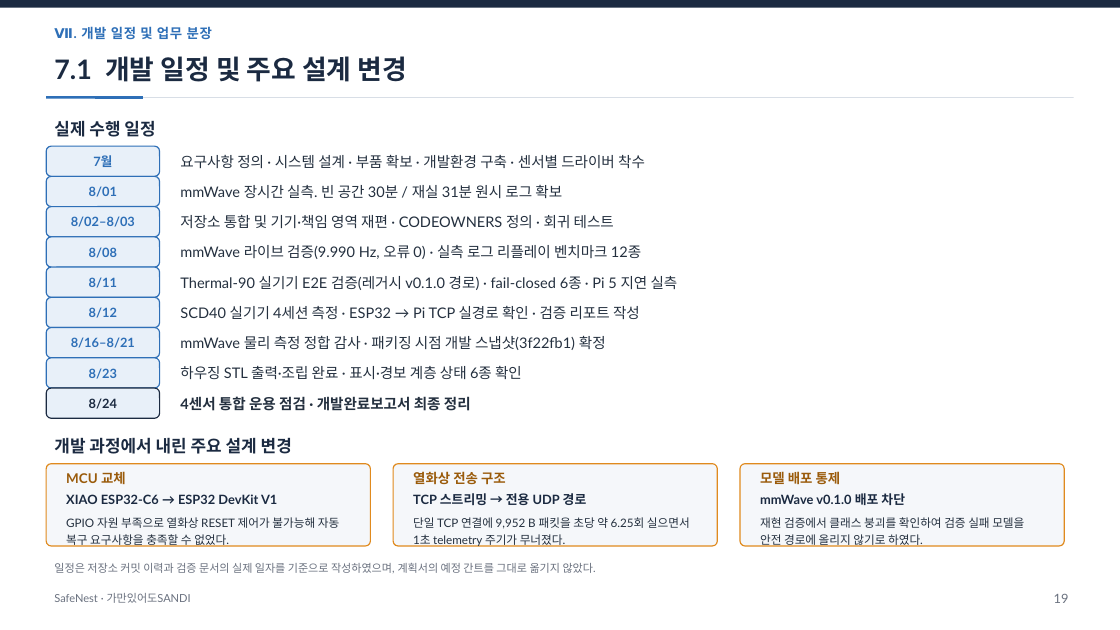
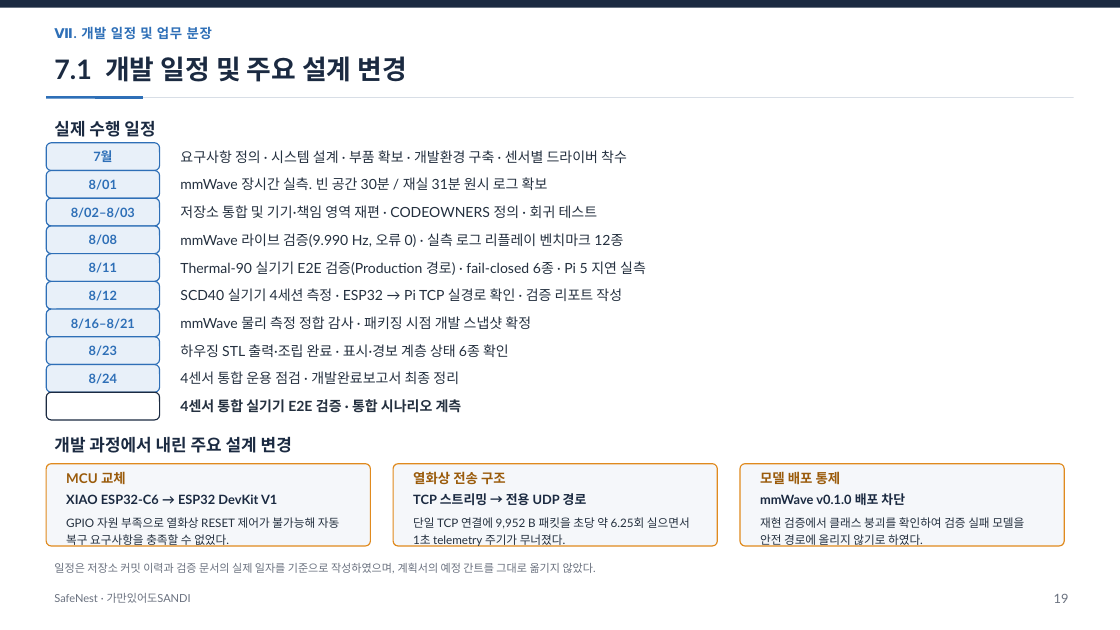
Before and after one commit to jinsu1011/safenest-embedded-competition, a slide deck: slide 20 of final-report/2026ESWContest_자유공모_가만있어도SANDI_개발완료보고서.pptx. Drawn at 1120x630 pixels with LibreOffice and Linux fonts; fonts in the diff are those of the drawing. Boxes give left, top, right and bottom in pixels: in the first picture for what was removed or moved away, otherwise in the second. Text is boxed around its words. In the diff, an @@ line names an element or a change of style, - is before the commit and + after.

```diff
--- a/final-report/2026ESWContest_자유공모_가만있어도SANDI_개발완료보고서.pptx
+++ b/final-report/2026ESWContest_자유공모_가만있어도SANDI_개발완료보고서.pptx
@@ text "7월" moved from (x1=93, y1=155, x2=112, y2=167) to (x1=93, y1=150, x2=112, y2=162) @@
@@ rounded rectangle moved from (x1=46, y1=146, x2=160, y2=176) to (x1=46, y1=143, x2=160, y2=171) @@
@@ text "8/01" moved from (x1=89, y1=186, x2=117, y2=197) to (x1=89, y1=179, x2=117, y2=190) @@
@@ rounded rectangle resized from (x1=46, y1=176, x2=160, y2=207) to (x1=46, y1=171, x2=160, y2=198) @@
@@ 4 texts, 2 rounded rectangles moved together from (x1=46, y1=207, x2=641, y2=267) to (x1=46, y1=198, x2=623, y2=254) @@
@@ rounded rectangle added at (x1=46, y1=254, x2=160, y2=281), fill #E8F0F9, outline #2E6FB7 1 pt @@
@@ text at (x1=180, y1=261, x2=646, y2=275): text changed; size 12.5 to 12 pt @@
-Thermal-90 실기기 E2E 검증(레거시 v0.1.0 경로) · fail-closed 6종 · Pi 5 지연 실측
+Thermal-90 실기기 E2E 검증(Production 경로) · fail-closed 6종 · Pi 5 지연 실측
@@ 3 texts moved together from (x1=89, y1=277, x2=640, y2=319) to (x1=89, y1=262, x2=622, y2=301) @@
@@ proportions changed in 8 elements at (x1=46, y1=143, x2=160, y2=171), (x1=46, y1=365, x2=160, y2=392), (x1=46, y1=171, x2=160, y2=198), (x1=46, y1=337, x2=160, y2=365), (x1=46, y1=198, x2=160, y2=226), (x1=46, y1=309, x2=160, y2=337), (x1=46, y1=226, x2=160, y2=254), (x1=46, y1=281, x2=160, y2=309) @@
@@ rounded rectangle moved from (x1=46, y1=267, x2=160, y2=297) to (x1=46, y1=281, x2=160, y2=309) @@
@@ rounded rectangle moved from (x1=46, y1=297, x2=160, y2=328) to (x1=46, y1=309, x2=160, y2=337) @@
@@ text at (x1=180, y1=316, x2=531, y2=329): text changed; size 12.5 to 12 pt @@
-mmWave 물리 측정 정합 감사 · 패키징 시점 개발 스냅샷(3f22fb1) 확정
+mmWave 물리 측정 정합 감사 · 패키징 시점 개발 스냅샷 확정
@@ 3 texts moved together from (x1=71, y1=337, x2=522, y2=379) to (x1=71, y1=318, x2=509, y2=357) @@
@@ rounded rectangle moved from (x1=46, y1=328, x2=160, y2=358) to (x1=46, y1=337, x2=160, y2=365) @@
@@ size 12.5 to 12 pt in 6 elements at (x1=180, y1=150, x2=627, y2=163), (x1=180, y1=177, x2=548, y2=190), (x1=180, y1=205, x2=598, y2=218), (x1=180, y1=233, x2=623, y2=247), (x1=180, y1=288, x2=622, y2=301), (x1=180, y1=344, x2=509, y2=357) @@
@@ text "8/24" moved from (x1=89, y1=398, x2=117, y2=409) to (x1=89, y1=373, x2=117, y2=384) @@
@@ text "8/24" at (x1=89, y1=373, x2=117, y2=384): text colour #1B2A41 to #2E6FB7 @@
@@ rounded rectangle moved from (x1=46, y1=358, x2=160, y2=388) to (x1=46, y1=365, x2=160, y2=392) @@
@@ text "4센서 통합 운용 점검 · ..." moved from (x1=180, y1=396, x2=471, y2=411) to (x1=180, y1=371, x2=459, y2=384) @@
@@ text "4센서 통합 운용 점검 · ..." at (x1=180, y1=371, x2=459, y2=384): size 12.5 to 12 pt, bold off @@
@@ rounded rectangle moved from (x1=46, y1=388, x2=160, y2=418) to (x1=46, y1=392, x2=160, y2=420) @@
@@ rounded rectangle at (x1=46, y1=392, x2=160, y2=420): fill #E8F0F9 to #FFFFFF; proportions changed @@
@@ text added at (x1=180, y1=399, x2=462, y2=413), 12 pt, text #24303F, bold @@
+4센서 통합 실기기 E2E 검증 · 통합 시나리오 계측
```
Also in this commit, not shown: 8 other slides changed, 12 other files.
